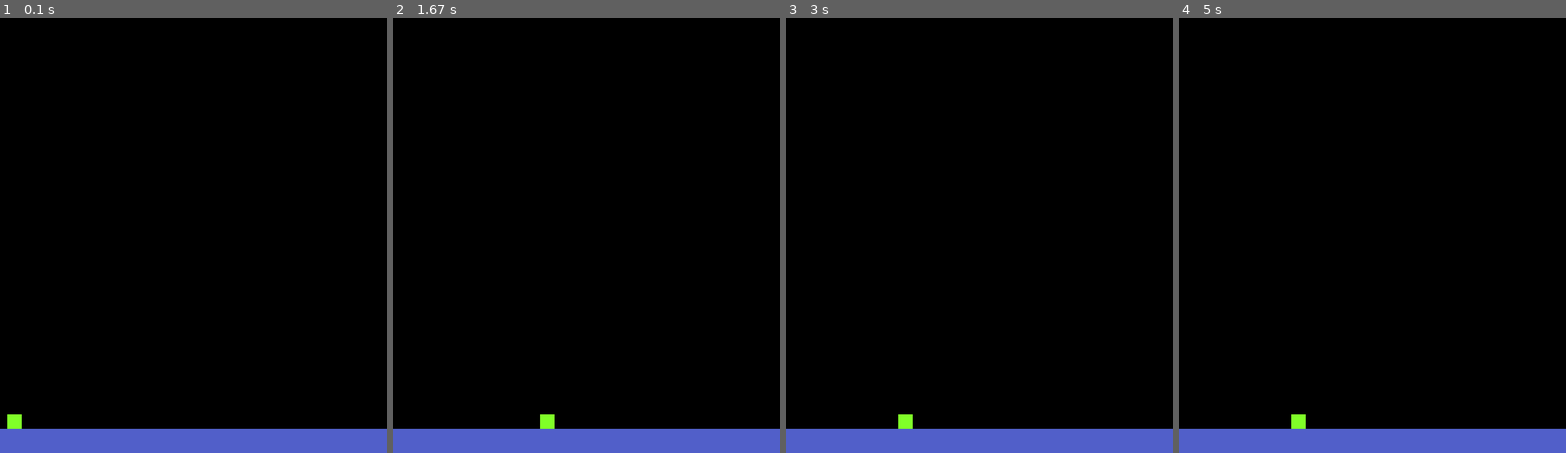
Above: before the commit, frames 1-4 (left to right).
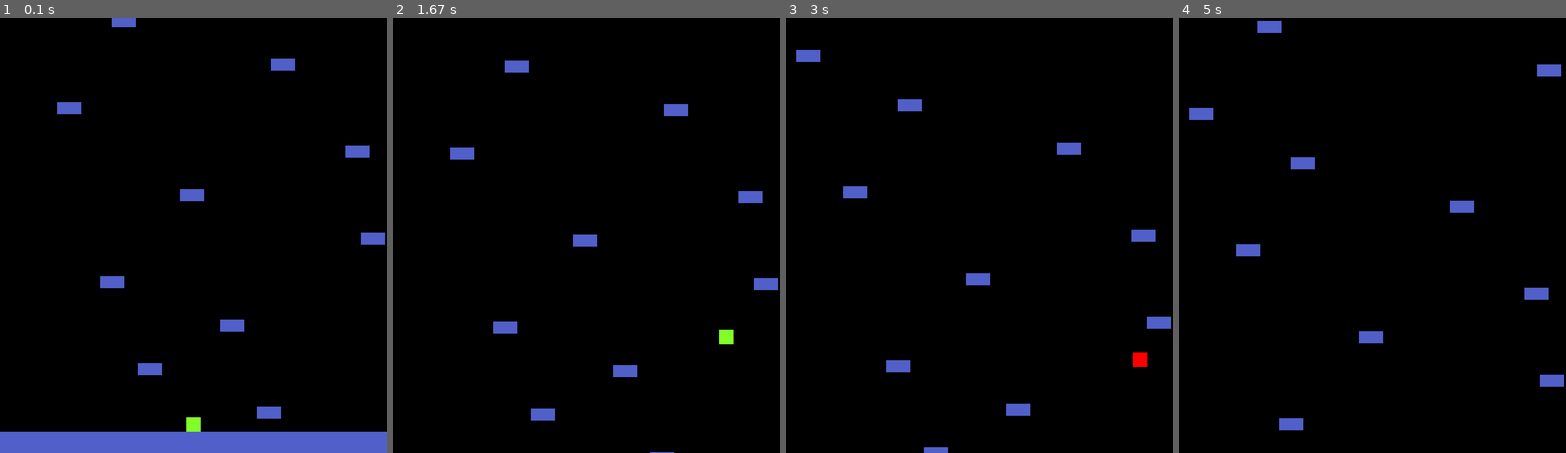
Above: after the commit, the same moments.

Repository: dunteyr/PygamePlatformer
Game: pygame game, started from main.py
The game is run twice, just before and just after one commit, with the same random seed, the same clock (stepped at 60 frames per second) and the same inputs.
Inputs:
- Up to frame 1 (0.1 s): no input
- Up to frame 2 (1.67 s): hold Space 0.33-0.8 s; hold D 0.33-0.8 s; hold D 0.83-1.3 s; hold D from 1.33 s (still down)
- Up to frame 3 (3 s): release D at 1.8 s; hold A 1.83-2.37 s
- Up to frame 4 (5 s): no input

The runs differ from the first frame. In frame 1, 2.6% of the frame differs, in the area x 0-100%, y 0-96%; in frame 2, 7.3%, in the area x 0-100%, y 9-100%; in frame 3, 7.3%; in frame 4, 7.3%.

Commit message:
Moving platforms and death
Made random platforms that move down the screen and that respawn at the top when they hit the bottom. Also the player dies if he hits the bottom of the screen

Diff:
--- a/classes.py
+++ b/classes.py
@@ -1,5 +1,6 @@
 import pygame
 from pygame.locals import *
+import random
 
 vec = pygame.math.Vector2
 
@@ -7,6 +8,8 @@
     def __init__(self, width, height, x, y):
         super().__init__()
 
+        self.isControllable = True
+        self.isDead = False
         self.collisionGroups = []
 
         self.acceleration = 0.5
@@ -26,17 +29,22 @@
     def move(self):
         self.acc = vec(0, 0.5)
 
-        collisions = self.getCollisions()
+        #ignore collisions if dead
+        if not self.isDead:
+            collisions = self.getCollisions()
+        else:
+            collisions = None
 
-        pressedKeys = pygame.key.get_pressed()
+        if self.isControllable:
+            pressedKeys = pygame.key.get_pressed()
 
-        if pressedKeys[K_a]:
-            self.acc.x = -self.acceleration
-        elif pressedKeys[K_d]:
-            self.acc.x = self.acceleration
+            if pressedKeys[K_a]:
+                self.acc.x = -self.acceleration
+            elif pressedKeys[K_d]:
+                self.acc.x = self.acceleration
 
-        if pressedKeys[K_SPACE]:
-            self.jump()
+            if pressedKeys[K_SPACE]:
+                self.jump()
 
         self.acc.x += self.vel.x * self.friction
         self.vel += self.acc
@@ -72,6 +80,20 @@
         if collisions:
             self.vel.y = self.jumpAmt
 
+    def kill(self):
+
+        if not self.isDead:
+            self.friction = 0
+            deathVel = 10
+            xVel = random.randint(-deathVel // 2, deathVel // 2)
+            yVel = -deathVel * 2
+            self.surf.fill((255, 0, 0))
+            self.vel = vec(xVel, yVel)
+            self.isDead = True
+            self.isControllable = False
+        else:
+            super().kill()
+
 class Platform(pygame.sprite.Sprite):
     def __init__(self, width, height, x, y):
         super().__init__()
@@ -80,3 +102,7 @@
         self.surf = pygame.Surface((width, height))
         self.surf.fill((81, 95, 201))
         self.rect = self.surf.get_rect(center = (x, y))
+
+    #takes screen width and whether plat is odd in its group
+    def getRandX(self, isOdd, width):
+        return random.randint(isOdd * (width // 2), (width // 2) * (isOdd + 1))
--- a/main.py
+++ b/main.py
@@ -1,5 +1,6 @@
 import pygame
 from pygame.locals import *
+import random
 from classes import Player, Platform
 
 pygame.init()
@@ -8,13 +9,14 @@
 HEIGHT = 900
 WIDTH = 800
 FPS = 60
+screenVel = 1
 
 FramePerSec = pygame.time.Clock()
 
 displaysurface = pygame.display.set_mode((WIDTH, HEIGHT))
 pygame.display.set_caption("Game")
 
-player = Player(30, 30, 30, HEIGHT - 50)
+player = Player(30, 30, WIDTH // 2, HEIGHT - 50)
 floor = Platform(WIDTH, 50, WIDTH / 2, HEIGHT - 25)
 
 allSprites = pygame.sprite.Group()
@@ -22,6 +24,19 @@
 allSprites.add(floor)
 platforms = pygame.sprite.Group()
 platforms.add(floor)
+respawnables = pygame.sprite.Group()
+
+for i in range(10):
+    height = HEIGHT / 10
+    odd = True
+    if i % 2 == 0:
+        odd = False
+
+    platform = Platform(50, 25, 0, height * i)
+    platform.rect.centerx = platform.getRandX(odd, WIDTH)
+    platforms.add(platform)
+    allSprites.add(platform)
+    respawnables.add(platform)
 
 player.addCollisionGroup(platforms)
 
@@ -36,7 +51,24 @@
 
     displaysurface.fill((0,0,0))
 
+    #moving and respawning platforms
+    for i in range(len(platforms)):
+        sprites = platforms.sprites()
+        odd = True
+        if i % 2 == 0:
+            odd = False
+        sprites[i].rect = sprites[i].rect.move(0, screenVel)
+        #if sprites[i] is part of respawnables and off screen respawn it
+        if respawnables in sprites[i].groups() and sprites[i].rect.top >= HEIGHT:
+            newRect = sprites[i].surf.get_rect(center = (sprites[i].getRandX(odd, WIDTH), 0))
+            sprites[i].rect = newRect
+
     player.move()
+
+    #handle player death
+    if player.rect.bottom >= HEIGHT:
+        player.rect.bottom = HEIGHT - 10
+        player.kill()
 
     for entity in allSprites:
         displaysurface.blit(entity.surf, entity.rect)
